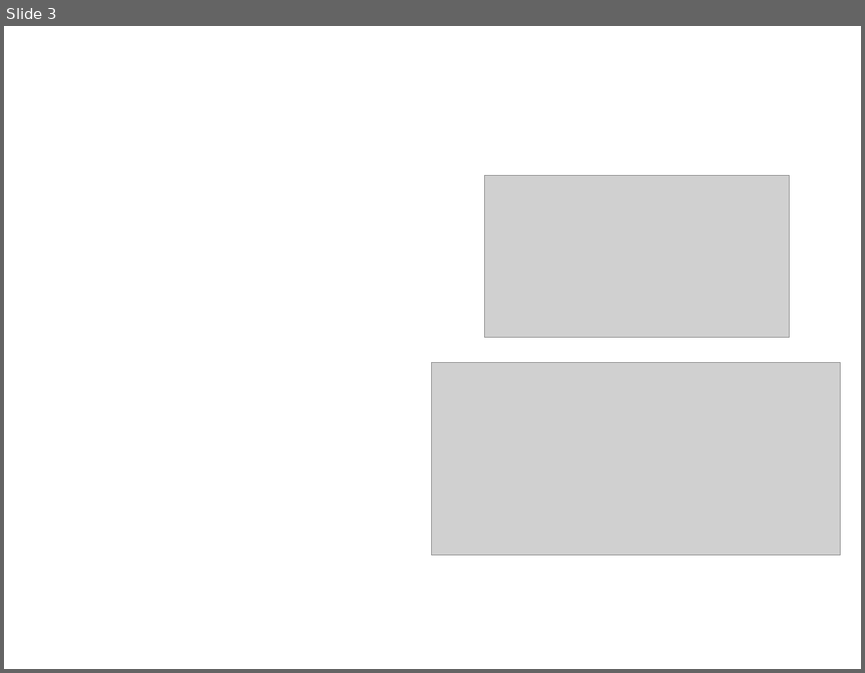
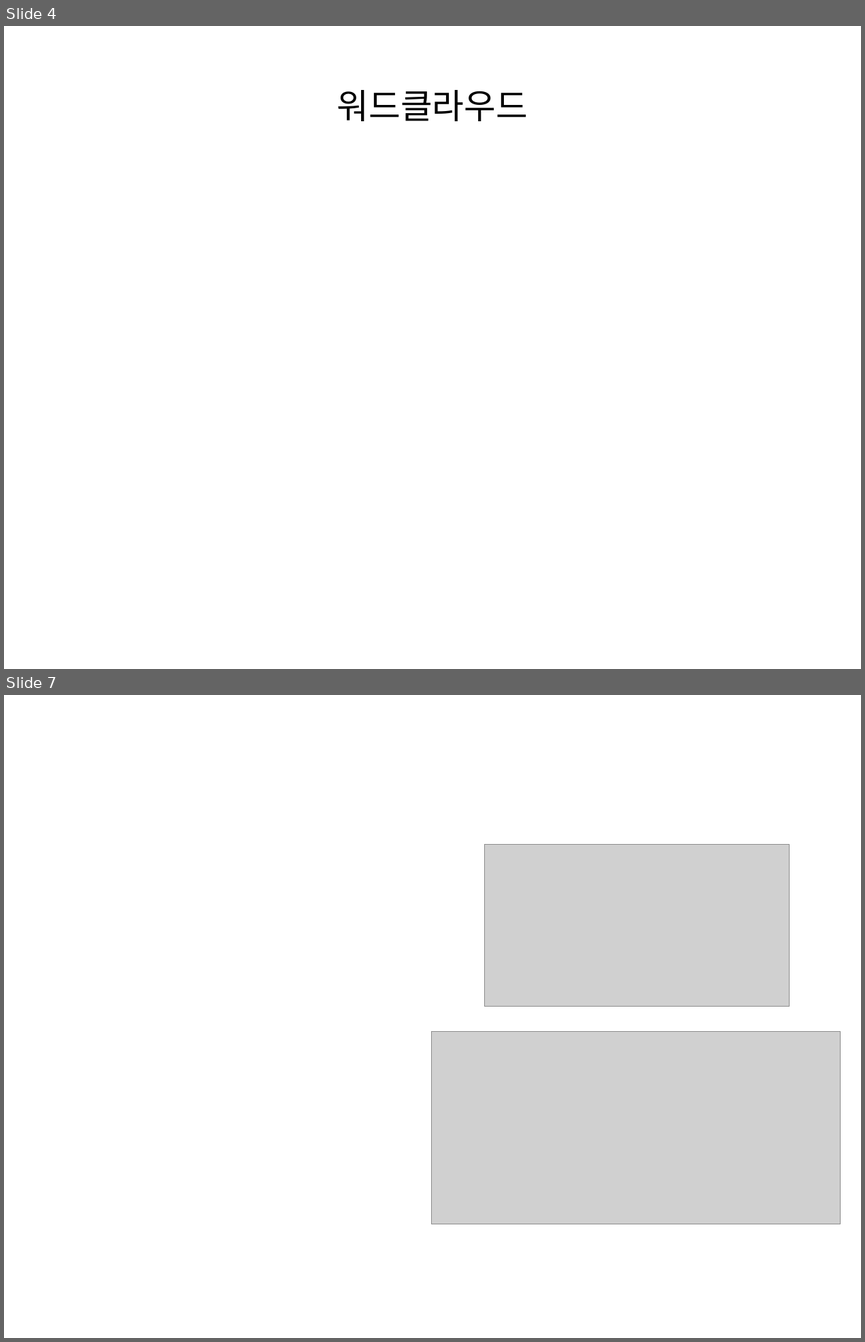
Before and after one commit to TedJeong/vipidly-vociferous, a slide deck: notes/병렬컴퓨팅부터분산컴퓨팅까지.odp. Shown one above the other, each under a label of ours: slide 3 before the commit, slides 4 and 7 after it; the slides between them are not shown. The pictures are 865x673 and 865x1342 pixels, drawn with LibreOffice and Linux fonts; fonts in the diff are those of the drawing; grey boxes stand for pictures. Boxes give left, top, right and bottom in pixels: in the first picture for what was removed or moved away, otherwise in the second. Text is boxed around its words. In the diff, an @@ line names an element or a change of style, - is before the commit and + after.

```diff
--- a/notes/병렬컴퓨팅부터분산컴퓨팅까지.odp
+++ b/notes/병렬컴퓨팅부터분산컴퓨팅까지.odp
@@ slide 4 added at (4,26,861,669), background #FFFFFF @@
@@ title added at (337,90,528,121), 32 pt, text #000000 @@
+워드클라우드
@@ what was slide 3 is now slide 7 @@
```
Also in this commit, not shown: 5 slides changed, 7 other slides added, 2 other files.
